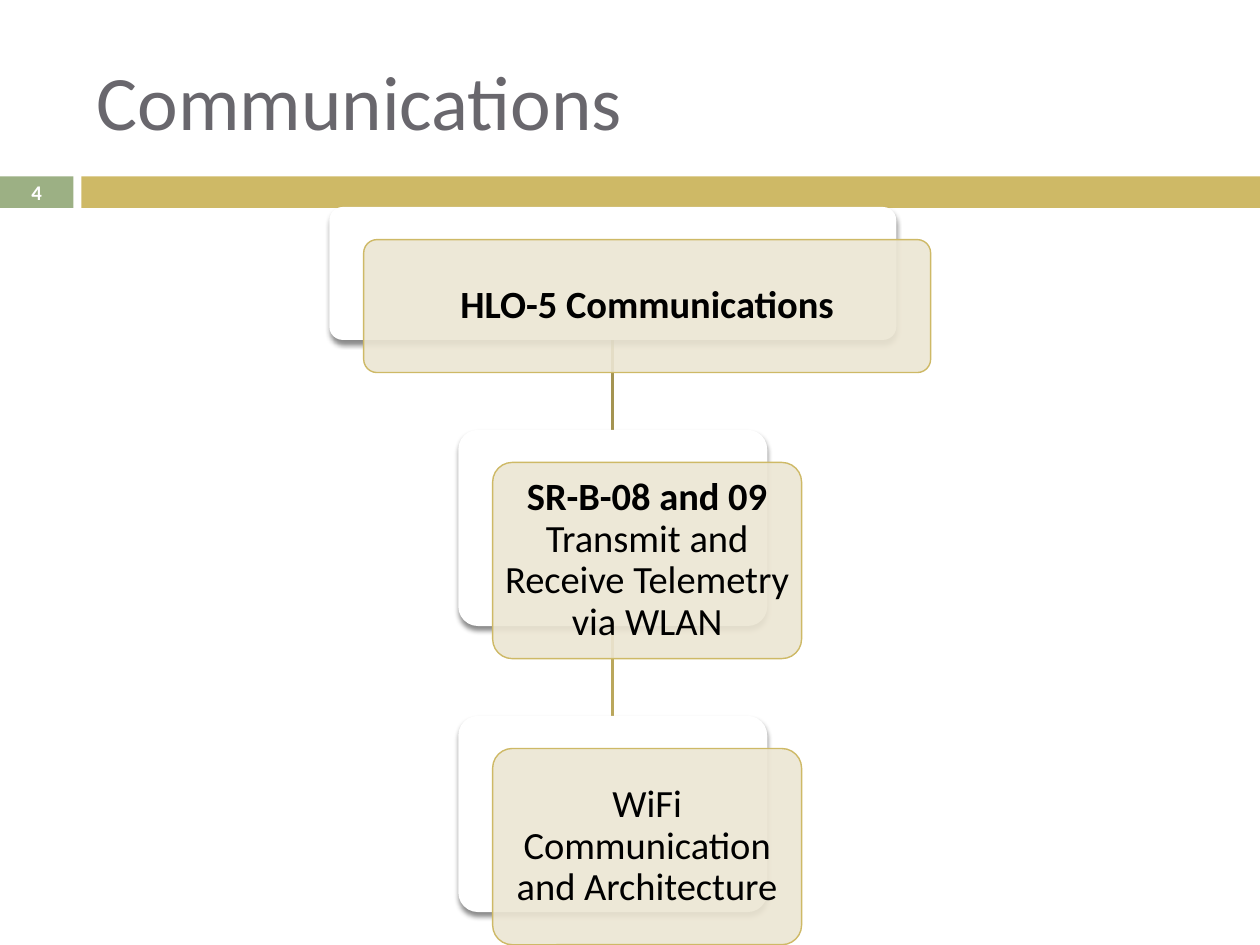
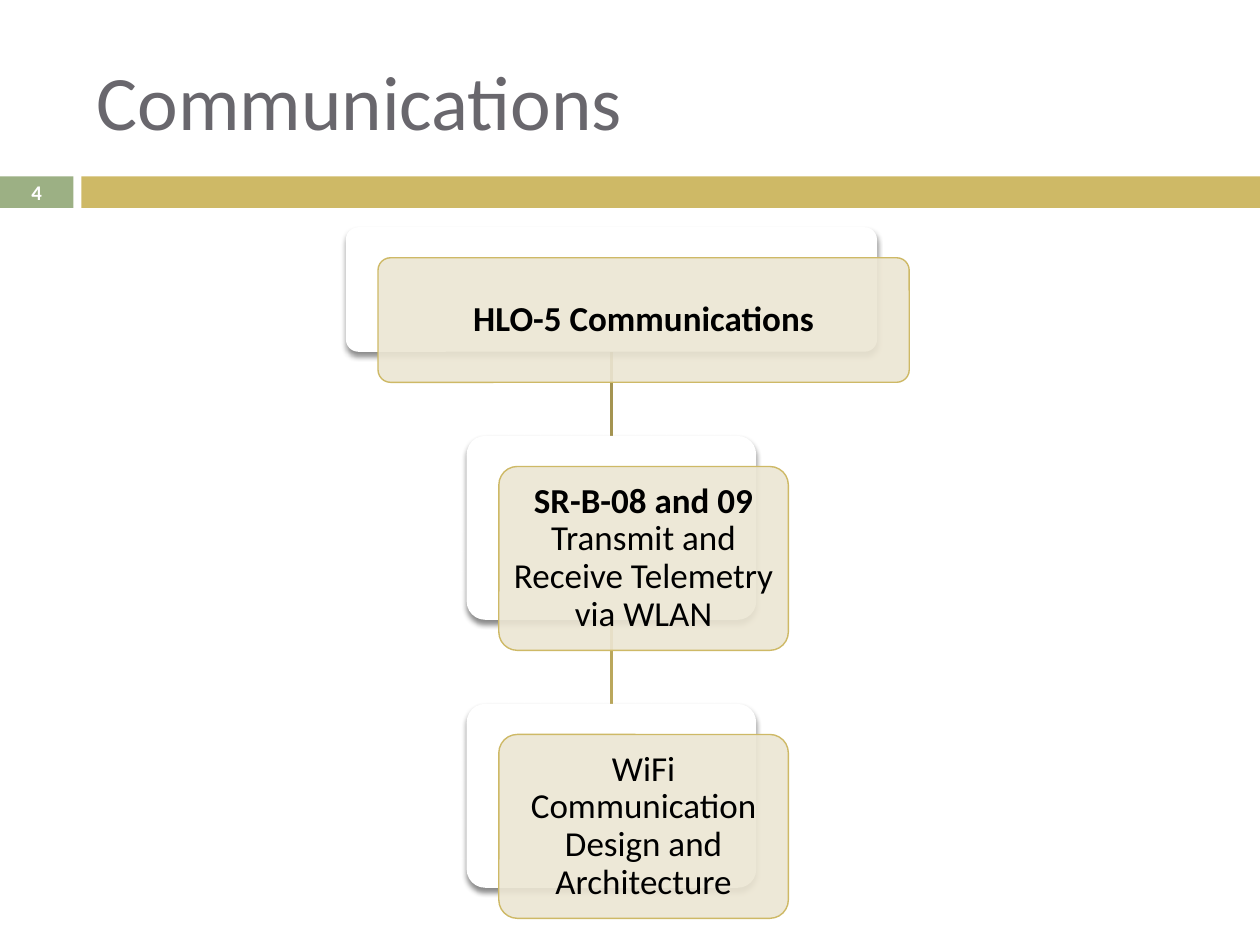
Before and after one commit to lijian8/ahns10, a slide deck: slide 4 of docproject/official_ahns/presentations/liam_semester1.pptx. Drawn at 1260x945 pixels with LibreOffice and Linux fonts; fonts in the diff are those of the drawing. Boxes give left, top, right and bottom in pixels: in the first picture for what was removed or moved away, otherwise in the second. Text is boxed around its words. In the diff, an @@ line names an element or a change of style, - is before the commit and + after.

```diff
--- a/docproject/official_ahns/presentations/liam_semester1.pptx
+++ b/docproject/official_ahns/presentations/liam_semester1.pptx
@@ rounded rectangle: place and size @@
-rounded rectangle at bbox=[329, 207, 896, 340]
+rounded rectangle at bbox=[345, 227, 877, 352]
@@ text "HLO-5 Communications" at bbox=[473, 306, 814, 332]: size 22 to 20 pt @@
@@ text "HLO-5 Communications": place and size @@
-text "HLO-5 Communications" at bbox=[460, 291, 834, 319]
+text "HLO-5 Communications" at bbox=[473, 306, 814, 332]
@@ rounded rectangle: place and size @@
-rounded rectangle at bbox=[364, 239, 931, 373]
+rounded rectangle at bbox=[378, 258, 910, 383]
@@ freeform shape: place and size @@
-freeform shape at bbox=[606, 340, 619, 430]
+freeform shape at bbox=[605, 352, 617, 436]
@@ rounded rectangle: place and size @@
-rounded rectangle at bbox=[459, 430, 767, 626]
+rounded rectangle at bbox=[466, 436, 756, 620]
@@ text "SR-B-08 and 09 Transmit and ..." at bbox=[514, 488, 773, 627]: size 22 to 20 pt @@
@@ rounded rectangle: place and size @@
-rounded rectangle at bbox=[493, 462, 801, 659]
+rounded rectangle at bbox=[499, 466, 789, 650]
@@ freeform shape: place and size @@
-freeform shape at bbox=[606, 626, 619, 716]
+freeform shape at bbox=[605, 620, 617, 704]
@@ rounded rectangle: place and size @@
-rounded rectangle at bbox=[459, 716, 767, 912]
+rounded rectangle at bbox=[466, 704, 756, 888]
@@ rounded rectangle: place and size @@
-rounded rectangle at bbox=[493, 748, 801, 945]
+rounded rectangle at bbox=[499, 735, 789, 919]
@@ text at bbox=[531, 757, 756, 895]: text changed; size 22 to 20 pt @@
-WiFi Communication and Architecture
+WiFi Communication Design and Architecture
```
Also in this commit, not shown: 9 other slides changed.
